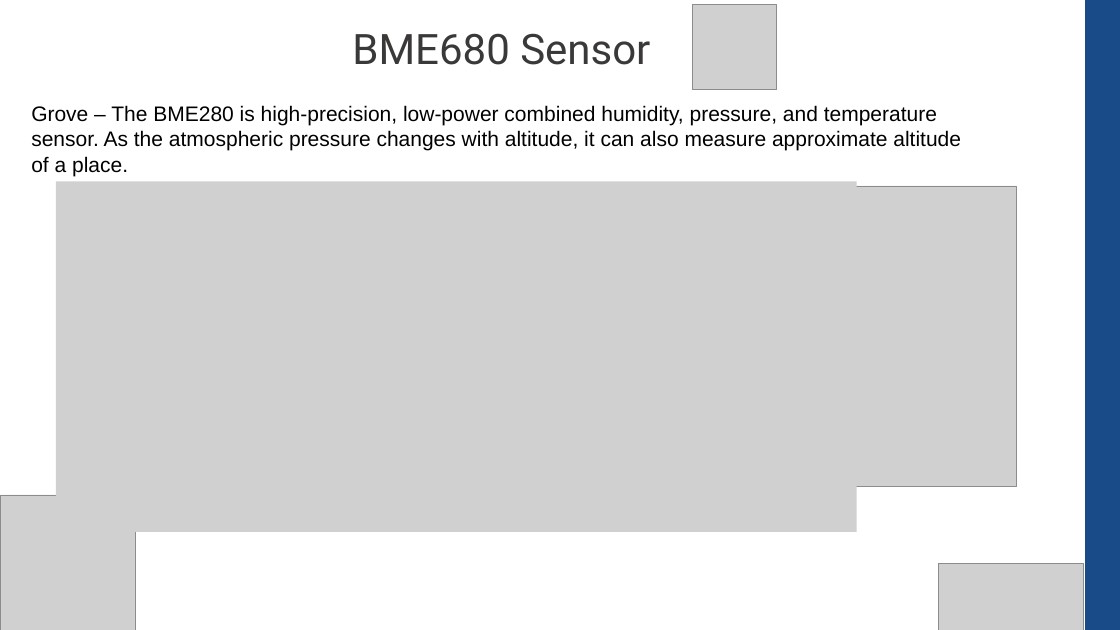
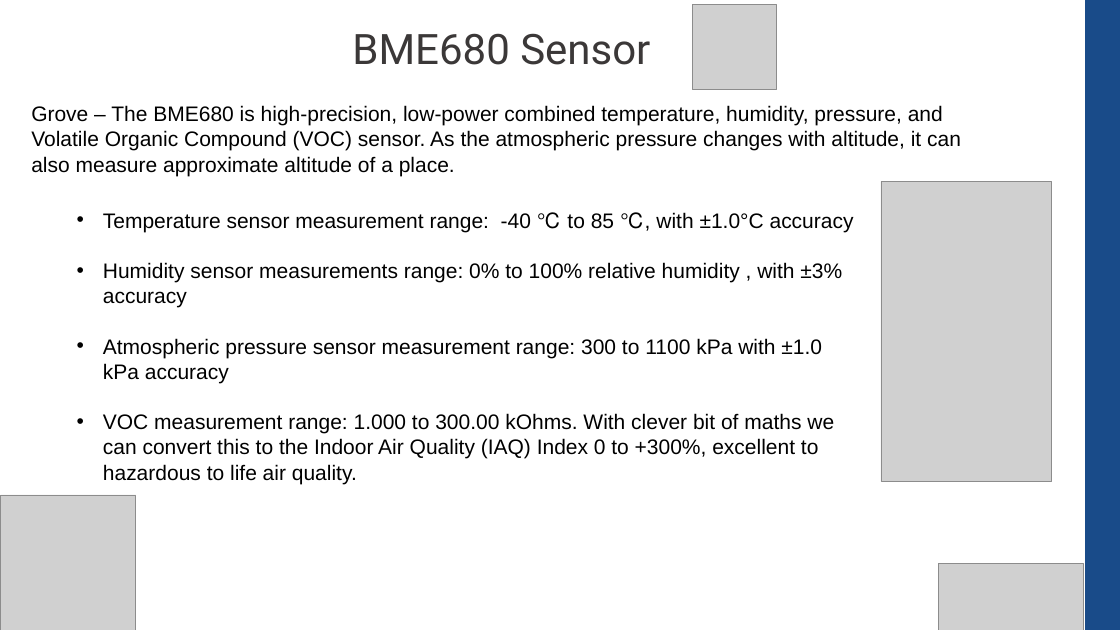
Before and after one commit to CompEng0001/IoT-and-Our-Schools-Environments-for-Education, a slide deck: slide 11 of Lessons/Sensors_101.pptx. Drawn at 1120x630 pixels with LibreOffice and Linux fonts; fonts in the diff are those of the drawing; grey boxes stand for pictures. Boxes give left, top, right and bottom in pixels: in the first picture for what was removed or moved away, otherwise in the second. Text is boxed around its words. In the diff, an @@ line names an element or a change of style, - is before the commit and + after.

```diff
--- a/Lessons/Sensors_101.pptx
+++ b/Lessons/Sensors_101.pptx
@@ text at box(31, 105, 961, 176): text changed @@
-Grove – The BME280 is high-precision, low-power combined humidity, pressure, and temperature sensor. As the atmospheric pressure changes with altitude, it can also measure approximate altitude of a place.
+Grove – The BME680 is high-precision, low-power combined temperature, humidity, pressure, and Volatile Organic Compound (VOC) sensor. As the atmospheric pressure changes with altitude, it can also measure approximate altitude of a place.
@@ picture removed at box(55, 181, 856, 532) @@
@@ picture: place and size @@
-picture at box(846, 186, 1017, 486)
+picture at box(881, 181, 1052, 481)
@@ text added at box(103, 212, 854, 484), 18 pt, text #000000 @@
+• Temperature sensor measurement range: -40 ℃ to 85 ℃, with ±1.0°C accuracy
+• Humidity sensor measurements range: 0% to 100% relative humidity , with ±3% accuracy
+• Atmospheric pressure sensor measurement range: 300 to 1100 kPa with ±1.0 kPa accuracy
+• VOC measurement range: 1.000 to 300.00 kOhms. With clever bit of maths we can convert this to the Indoor Air Quality (IAQ) Index 0 to +300%, excellent to hazardous to life air quality.
```
Also in this commit, not shown: 1 other slide changed.
